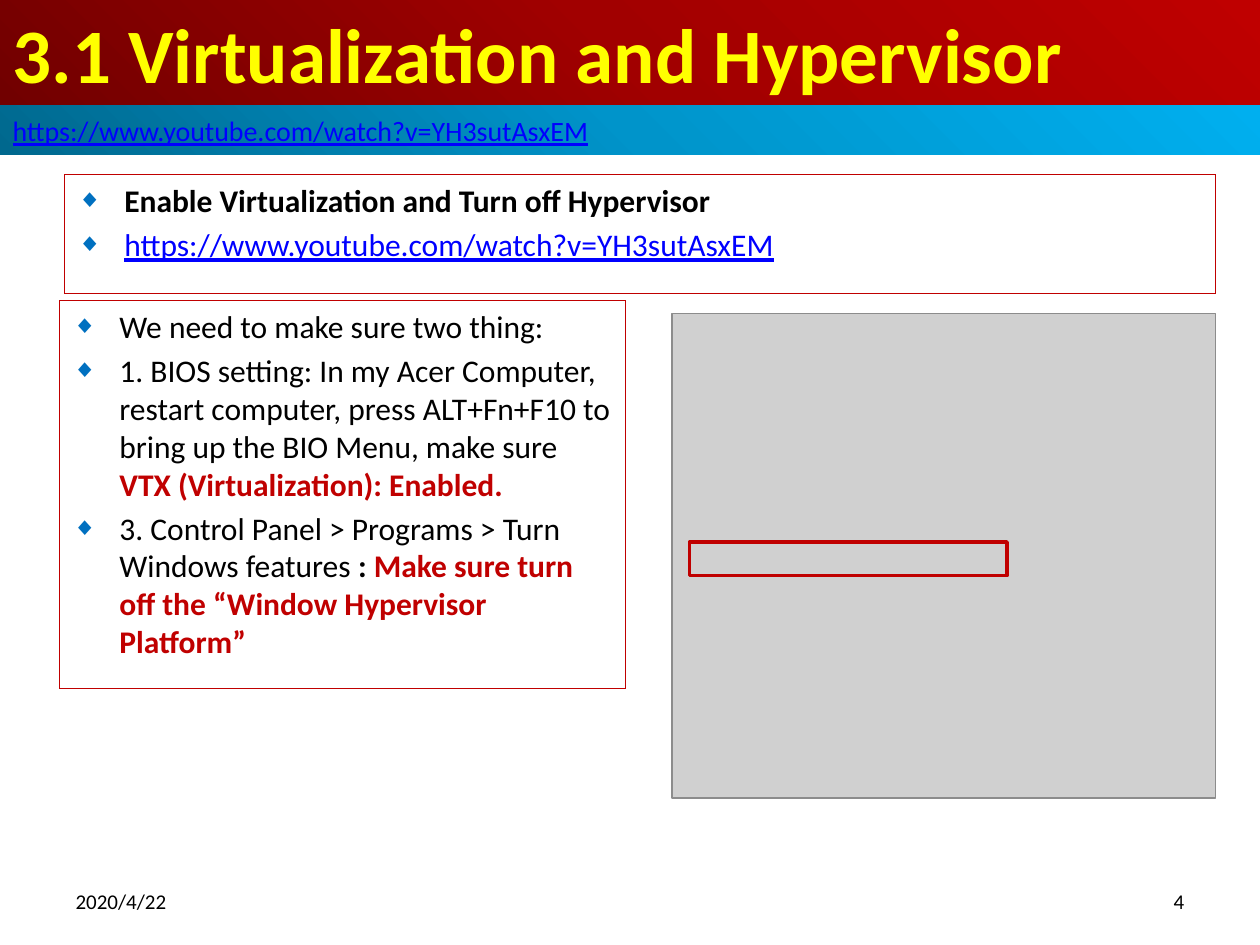
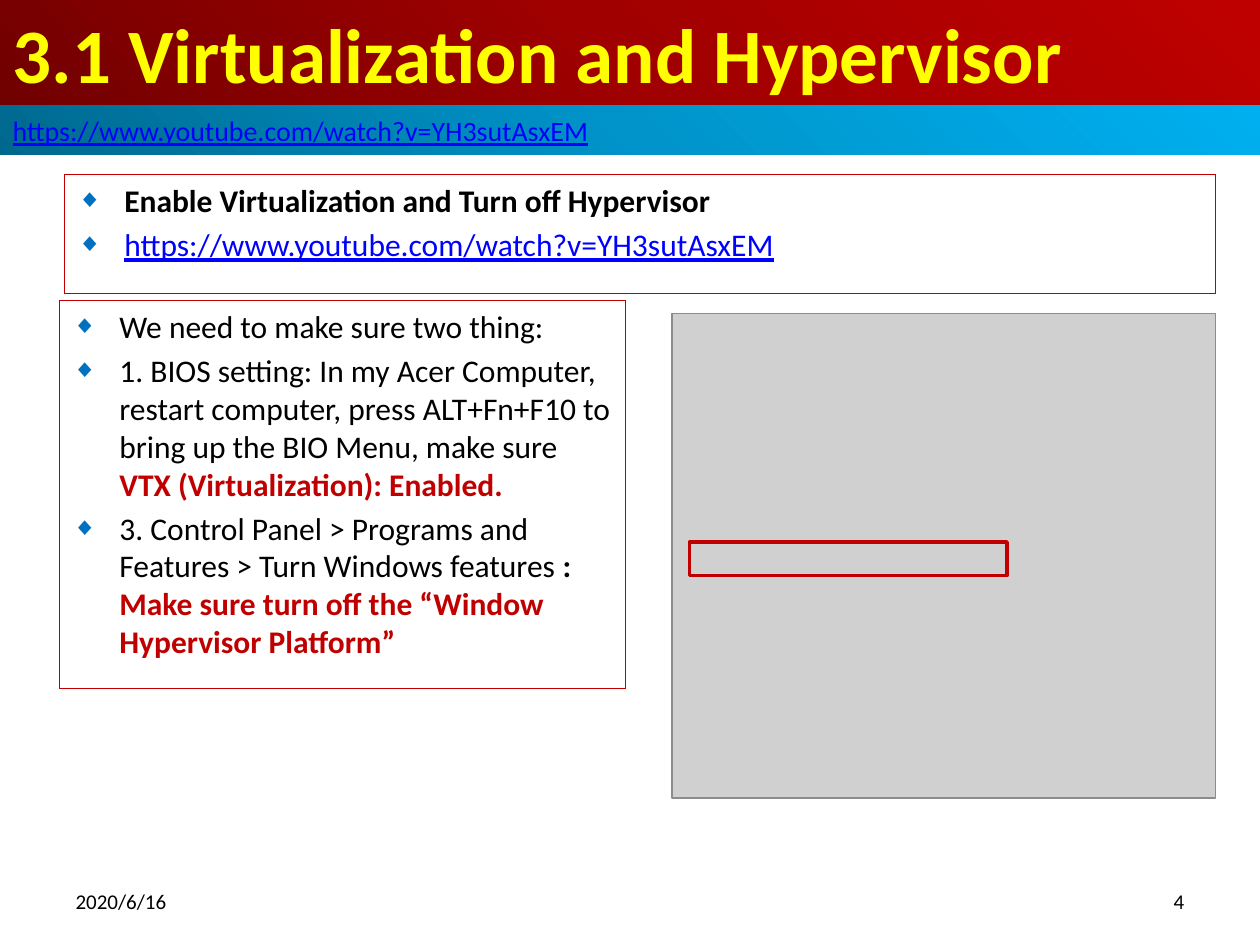
Before and after one commit to peterhchen/800-Docker, a slide deck: slide 4 of 07_SetupDocker.pptx. Drawn at 1260x945 pixels with LibreOffice and Linux fonts; fonts in the diff are those of the drawing; grey boxes stand for pictures. Boxes give left, top, right and bottom in pixels: in the first picture for what was removed or moved away, otherwise in the second. Text is boxed around its words. In the diff, an @@ line names an element or a change of style, - is before the commit and + after.

```diff
--- a/07_SetupDocker.pptx
+++ b/07_SetupDocker.pptx
@@ text in rectangle at (x1=119, y1=518, x2=555, y2=658): text changed; bold off @@
-◆ 3. Control Panel > Programs > Turn Windows features : Make sure turn off the “Window Hypervisor Platform”
+◆ 3. Control Panel > Programs and Features > Turn Windows features : Make sure turn off the “Window Hypervisor Platform”
@@ text at (x1=76, y1=894, x2=167, y2=910): text changed @@
-2020/4/22
+2020/6/16
```
Also in this commit, not shown: 40 other slides changed.
